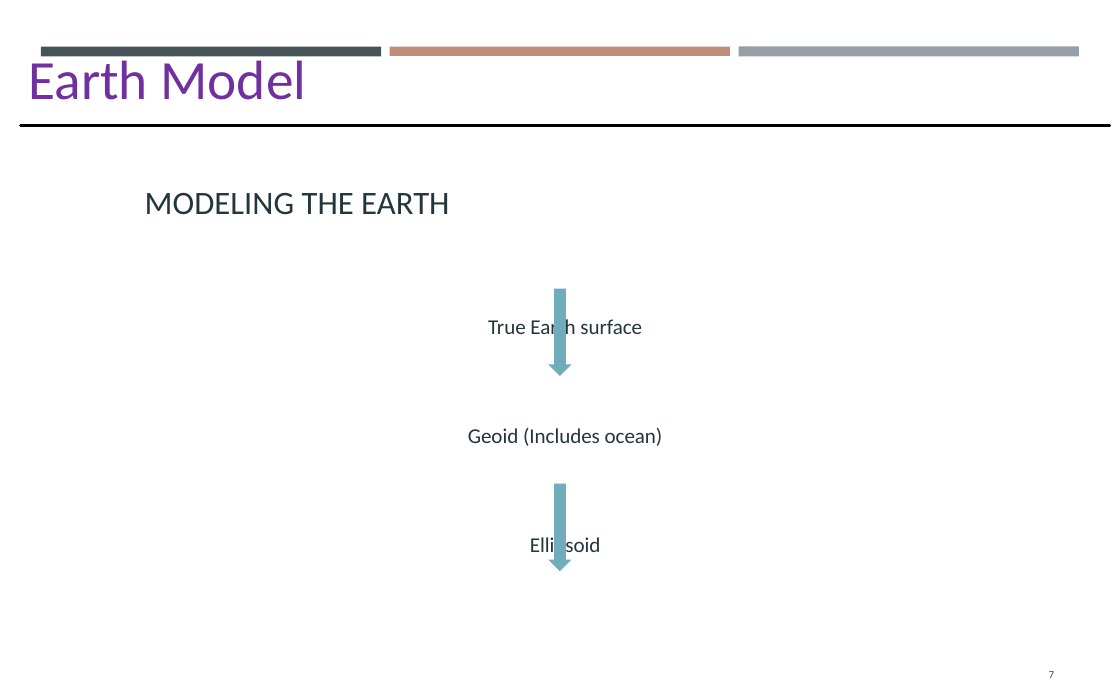
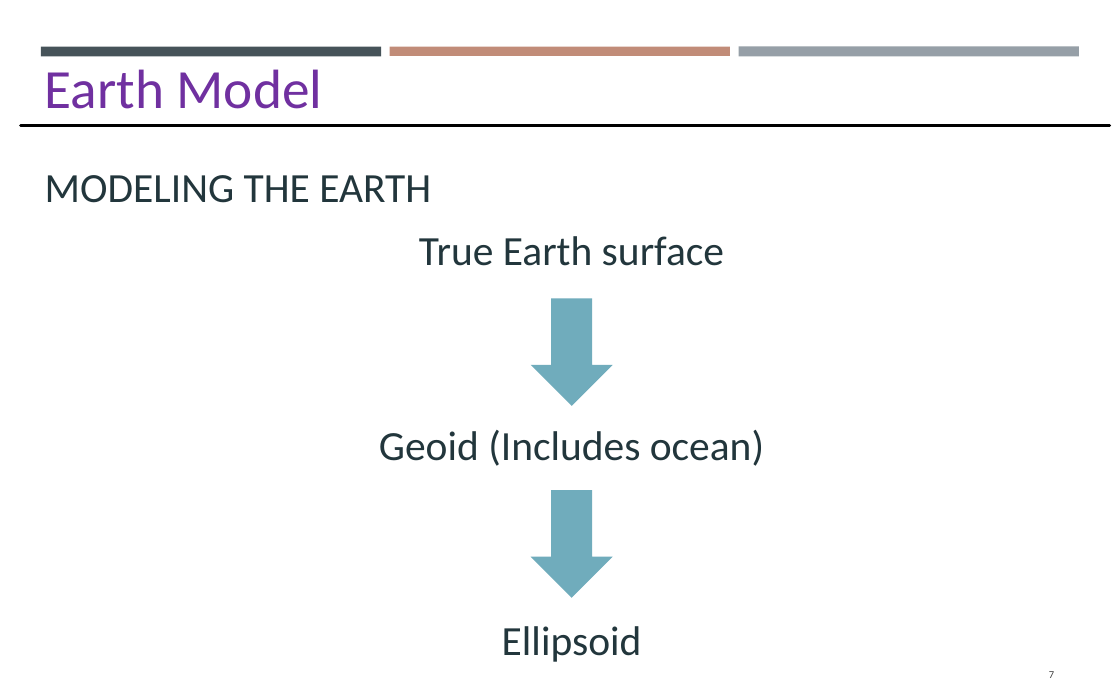
Before and after one commit to gisynw/GIS_I, a slide deck: slide 7 of docs/Lectures/Week03/Lecture02_GEOG2475_Datum.pptx. Drawn at 1120x700 pixels with LibreOffice and Linux fonts; fonts in the diff are those of the drawing. Boxes give left, top, right and bottom in pixels: in the first picture for what was removed or moved away, otherwise in the second. Text is boxed around its words. In the diff, an @@ line names an element or a change of style, - is before the commit and + after.

```diff
--- a/docs/Lectures/Week03/Lecture02_GEOG2475_Datum.pptx
+++ b/docs/Lectures/Week03/Lecture02_GEOG2475_Datum.pptx
@@ text "Earth Model" rewrapped from bbox=[29, 53, 306, 100] to bbox=[45, 69, 323, 109] @@
@@ title "MODELING THE EARTH": place and size @@
-title "MODELING THE EARTH" at bbox=[145, 192, 449, 215]
+title "MODELING THE EARTH" at bbox=[45, 175, 431, 203]
@@ title "MODELING THE EARTH" at bbox=[45, 175, 431, 203]: size 18.9 to 24 pt @@
@@ text "True Earth surface": place and size @@
-text "True Earth surface" at bbox=[468, 316, 663, 559]
+text "True Earth surface" at bbox=[379, 236, 764, 662]
@@ text "True Earth surface" at bbox=[379, 236, 764, 662]: size 12.2 to 24 pt; more space between paragraphs @@
@@ down arrow: place and size @@
-down arrow at bbox=[549, 289, 572, 376]
+down arrow at bbox=[530, 299, 612, 406]
@@ down arrow: place and size @@
-down arrow at bbox=[549, 484, 572, 571]
+down arrow at bbox=[530, 490, 612, 597]
```
Also in this commit, not shown: 35 other slides changed, 8 slides added, 16 slides removed, 3 other files.
